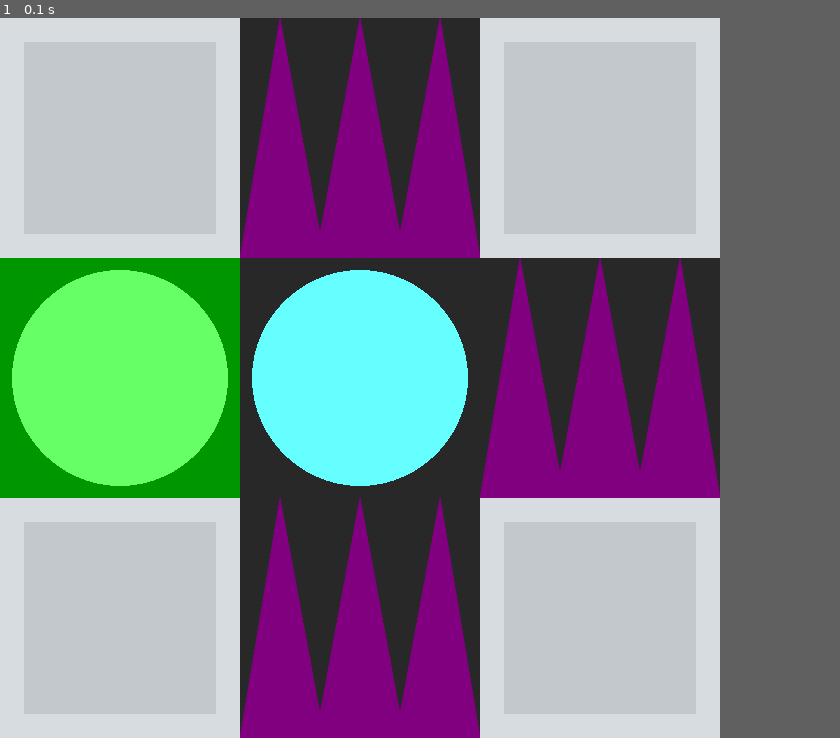
Above: before the commit, frame 1.
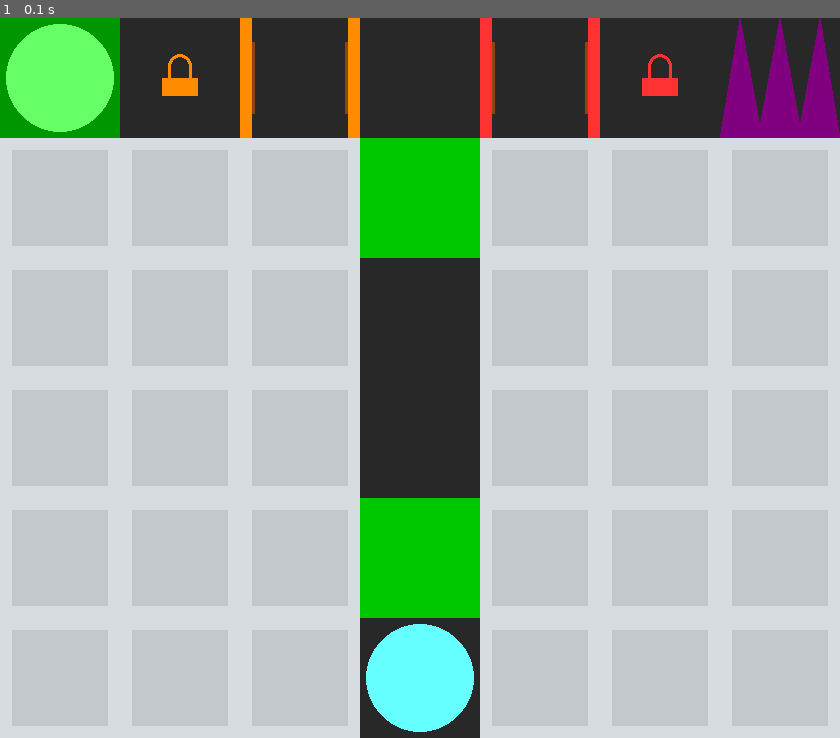
Above: after the commit, the same moment.

Repository: WingedSeal/mazegame
Game: pygame game, started from src/main.py
Two runs of this game, one before a commit and one after it. Both use one fixed random seed, a clock stepped at 60 frames per second and the inputs below.
Inputs:
- Up to frame 1 (0.1 s): no input
In our replay, the window is 720x720 before the commit and 840x720 after it. These sizes can differ from the game's own. Grey fills any space a smaller window leaves; there, only what the larger window draws over its background counts as a difference.

The runs differ from the first frame. In frame 1, 54% of the frame differs, in the area x 0-100%, y 0-100%.

Commit message:
feat: add normal3

Diff:
--- a/src/main.py
+++ b/src/main.py
@@ -5,4 +5,4 @@
     pass
 
 
-run(script, NORMAL2)
+run(script, NORMAL3)
--- a/src/mazegame/api/maps/__init__.py
+++ b/src/mazegame/api/maps/__init__.py
@@ -1,6 +1,7 @@
 from .hard1 import HARD1
 from .normal1 import NORMAL1
 from .normal2 import NORMAL2
+from .normal3 import NORMAL3
 from .tutorial1 import TUTORIAL1
 from .tutorial2 import TUTORIAL2
 from .tutorial3 import TUTORIAL3
--- a/src/mazegame/api/maps/normal2.py
+++ b/src/mazegame/api/maps/normal2.py
@@ -1,7 +1,5 @@
 import random
-from ...direction import Direction
-from ...color import Color
-from ...map import Door, Enemy, Exit, Key, Map, Block, Player, Spike
+from ...map import Exit, Map, Block, Player, Spike
 
 
 map = [
--- /dev/null
+++ b/src/mazegame/api/maps/normal3.py
@@ -0,0 +1,27 @@
+import random
+
+from ...color import Color
+from ...map import ColoredFloor, Door, DoorFrame, Exit, Map, Block, Player, Spike, Lock
+
+
+color1, color2, color3, color4 = Color.get_unique_colors(4)
+NORMAL3_1 = Map(
+    [
+        [
+            Exit(),
+            Lock(color3),
+            DoorFrame(Door(color3)),
+            None,
+            DoorFrame(Door(color4)),
+            Lock(color4),
+            Spike(),
+        ],
+        [Block(), Block(), Block(), ColoredFloor(color1), Block(), Block(), Block()],
+        [Block(), Block(), Block(), None, Block(), Block(), Block()],
+        [Block(), Block(), Block(), None, Block(), Block(), Block()],
+        [Block(), Block(), Block(), ColoredFloor(color1), Block(), Block(), Block()],
+        [Block(), Block(), Block(), Player(), Block(), Block(), Block()],
+    ]
+)
+
+NORMAL3 = NORMAL3_1
--- a/src/mazegame/map.py
+++ b/src/mazegame/map.py
@@ -404,6 +404,93 @@
         return f"{self.color} {self.__class__.__name__} at {self.pos}"
 
 
+class Lock(TouchableTile, HasColor):
+    surfs: dict[Color, pygame.Surface] = {}
+
+    def __init__(self, color: Color) -> None:
+        self.color = color
+        super().__init__()
+
+    def interacted_with(self, other_tile: Tile, game: "Game") -> None:
+        if not isinstance(other_tile, Player):
+            return
+        other_tile.tile_under = None
+        for y, row in enumerate(game.map.map):
+            for x, tile in enumerate(row):
+                if isinstance(tile, DoorFrame) and tile.color == self.color:
+                    game.map.map[y][x] = tile.door
+
+    def init(
+        self,
+        pos: tuple[int, int],
+        tile_size: int,
+        surfs: SurfsType,
+    ) -> None:
+        self.tile_size = tile_size
+        self.pos = pos
+        if (type(self), self.color) not in surfs:
+            self.surf = pygame.Surface((tile_size, tile_size), pygame.SRCALPHA)
+            pygame.draw.circle(
+                self.surf,
+                self.color.value,
+                (tile_size // 2, int(0.4 * tile_size)),
+                int(0.1 * tile_size),
+            )
+            pygame.draw.circle(
+                self.surf,
+                (0, 0, 0, 0),
+                (tile_size // 2, int(0.4 * tile_size)),
+                int(0.075 * tile_size),
+            )
+            self.surf.fill(
+                (0, 0, 0, 0),
+                (
+                    tile_size * 0.4,
+                    tile_size * 0.4,
+                    tile_size * 0.2,
+                    tile_size * 0.1,
+                ),
+            )
+            self.surf.fill(
+                self.color.value,
+                (
+                    tile_size * 0.4,
+                    tile_size * 0.4,
+                    tile_size * 0.025,
+                    tile_size * 0.1,
+                ),
+            )
+            self.surf.fill(
+                self.color.value,
+                (
+                    tile_size * 0.575,
+                    tile_size * 0.4,
+                    tile_size * 0.025,
+                    tile_size * 0.1,
+                ),
+            )
+            self.surf.fill(
+                self.color.value,
+                (
+                    tile_size * 0.35,
+                    tile_size * 0.5,
+                    tile_size * 0.3,
+                    tile_size * 0.15,
+                ),
+            )
+
+            surfs[type(self), self.color] = self.surf
+        else:
+            self.surf = surfs[type(self), self.color]
+        self.rect = self.surf.get_rect()
+
+    def get_color(self) -> Color:
+        return self.color
+
+    def __str__(self) -> str:
+        return f"{self.color} {self.__class__.__name__} at {self.pos}"
+
+
 class Spike(TouchableTile):
     def init(
         self,
--- a/src/tests/integration/test_basic_render.py
+++ b/src/tests/integration/test_basic_render.py
@@ -14,6 +14,7 @@
     Enemy,
     Exit,
     Key,
+    Lock,
     Map,
     Player,
     Spike,
@@ -33,11 +34,11 @@
                 [Block(), None, Spike()],
                 [Player(), Enemy(path=[]), Door(Color.RED)],
                 [Exit(), ColoredBlock(Color.RED), ColoredFloor(Color.RED)],
-                [Key(Color.RED), None, None],
+                [Key(Color.RED), Lock(Color.RED), None],
             ]
         )
-        _test_run(empty_script, map, exit_on_tick=1)
-        # _test_run(empty_script, map, exit_on_tick=None, is_render=True)
+        # _test_run(empty_script, map, exit_on_tick=1)
+        _test_run(empty_script, map, exit_on_tick=None, is_render=True)
 
 
 if __name__ == "__main__":
